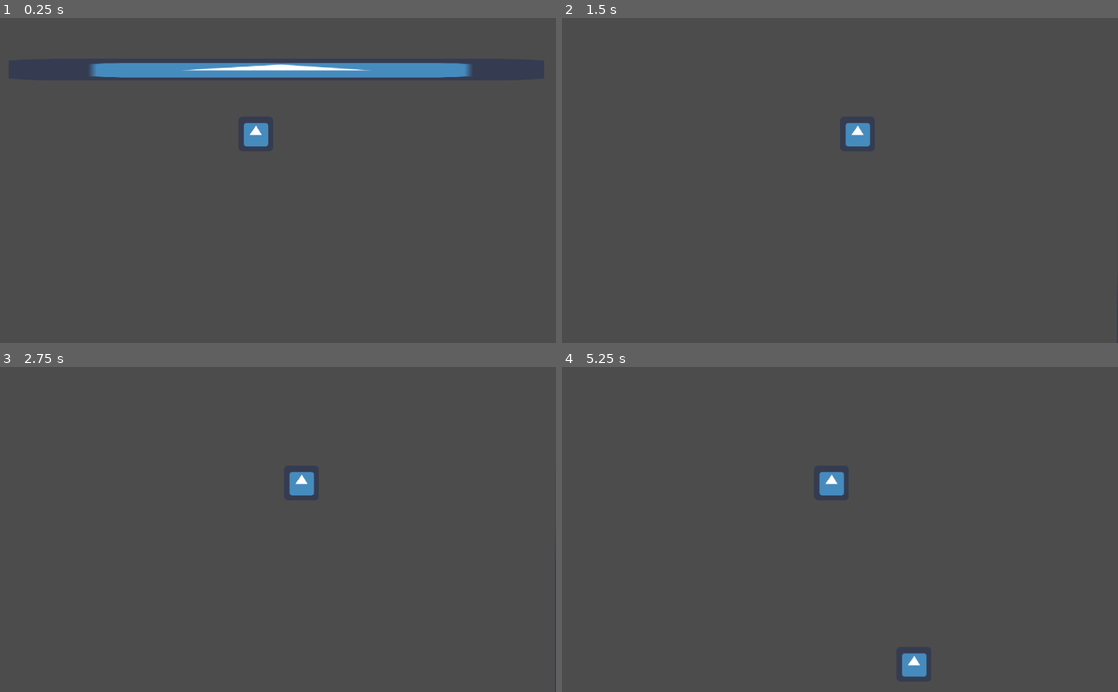
Above: before the commit, frames 1-4 (two rows, left to right).
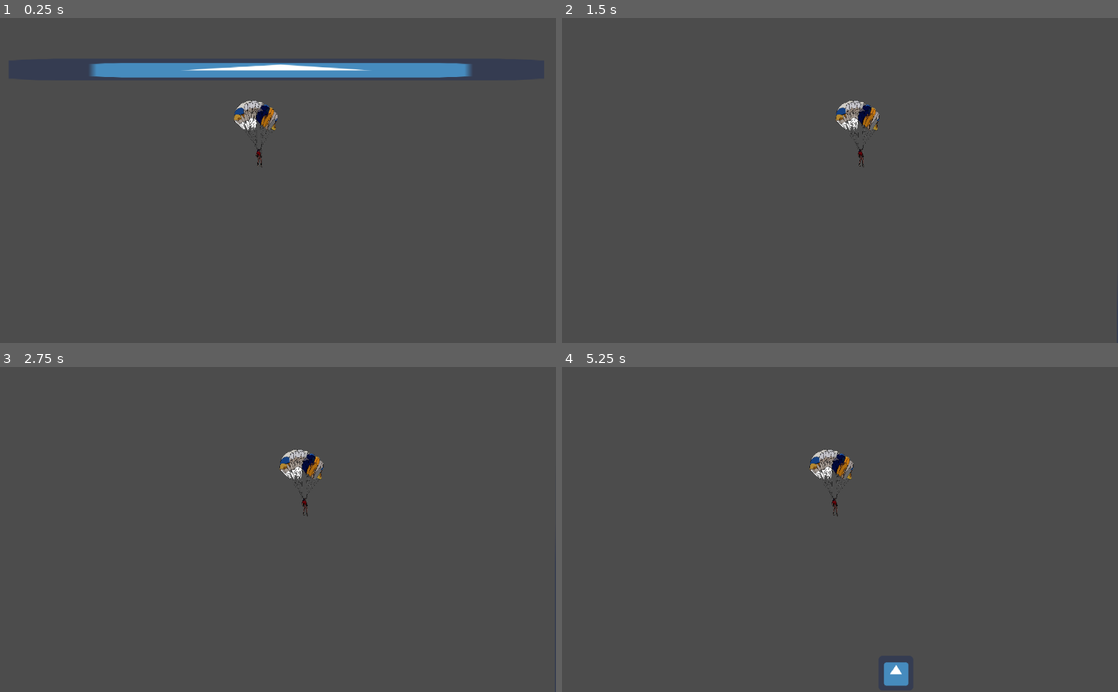
Above: after the commit, the same moments.

Repository: kevinMG01/caida_V_R_K
Game: Godot game, scene res://Nivel_1/Nivel_1.tscn
Same seed, same stepped clock (60 frames per second), same inputs: the game is played once before the commit and once after it. The project has no main scene, so this scene is started directly. The engine's default icon, where the game draws it, is replaced by a stand-in: a white triangle on a blue panel in a dark square.
Inputs:
- Up to frame 1 (0.25 s): no input
- Up to frame 2 (1.5 s): tap Enter (ui_accept) at 0.5, 0.77 s; hold Right (ui_right) 0.53-1.28 s; hold Left (ui_left) from 1.28 s (still down)
- Up to frame 3 (2.75 s): tap Enter (ui_accept) at 1.52, 2 s; release Left (ui_left) at 2.03 s; hold Right (ui_right) from 2.03 s (still down)
- Up to frame 4 (5.25 s): tap Enter (ui_accept) at 3.02, 3.77, 4.52 s; release Right (ui_right) at 3.53 s; hold Left (ui_left) from 3.53 s (still down)

The runs differ from the first frame. In frame 1, 0.8% of the frame differs, in the area x 42-50%, y 25-46%; in frame 2, 0.8%; in frame 3, 0.8%; in frame 4, 1.4%, in the area x 44-66%, y 25-99%.

Commit message:
insertar de sprites
personaje, avion,, fondo, meta

Diff:
--- a/Player/Player.tscn
+++ b/Player/Player.tscn
@@ -1,7 +1,7 @@
-[gd_scene load_steps=5 format=2]
+[gd_scene load_steps=6 format=2]
 
 [ext_resource path="res://Player/Player.gd" type="Script" id=1]
-[ext_resource path="res://icon.png" type="Texture" id=2]
+[ext_resource path="res://Sprites/Player/playe-idle.png" type="Texture" id=2]
 
 [sub_resource type="SpriteFrames" id=1]
 animations = [ {
@@ -11,15 +11,25 @@
 "speed": 5.0
 } ]
 
-[sub_resource type="CircleShape2D" id=2]
-radius = 30.4138
+[sub_resource type="RectangleShape2D" id=2]
+extents = Vector2( 12.375, 15.75 )
+
+[sub_resource type="RectangleShape2D" id=3]
+extents = Vector2( 34.5, 26 )
 
 [node name="Player" type="KinematicBody2D"]
 script = ExtResource( 1 )
 
 [node name="AnimatedSprite" type="AnimatedSprite" parent="."]
+scale = Vector2( 0.2, 0.2 )
 frames = SubResource( 1 )
 animation = "move"
 
-[node name="CollisionShape2D" type="CollisionShape2D" parent="."]
+[node name="player-cuerpo" type="CollisionShape2D" parent="."]
+position = Vector2( 6.375, 42.75 )
 shape = SubResource( 2 )
+
+[node name="paracaidas" type="CollisionShape2D" parent="."]
+position = Vector2( -1.5, -28 )
+scale = Vector2( 1, 1 )
+shape = SubResource( 3 )
Binary file added: Sprites/Mundo/avion-blan.png
Not shown, added: Sprites/Mundo/avion-blan.png.import
Binary file added: Sprites/Mundo/avion-blanco.png
Not shown, added: Sprites/Mundo/avion-blanco.png.import
Binary file added: Sprites/Mundo/avion-negro.png
Not shown, added: Sprites/Mundo/avion-negro.png.import
Binary file added: Sprites/Mundo/fondo.jpeg
Not shown, added: Sprites/Mundo/fondo.jpeg.import
Binary file added: Sprites/Mundo/meta.jpeg
Not shown, added: Sprites/Mundo/meta.jpeg.import
Binary file added: Sprites/Player/playe-idle.png
Not shown, added: Sprites/Player/playe-idle.png.import
